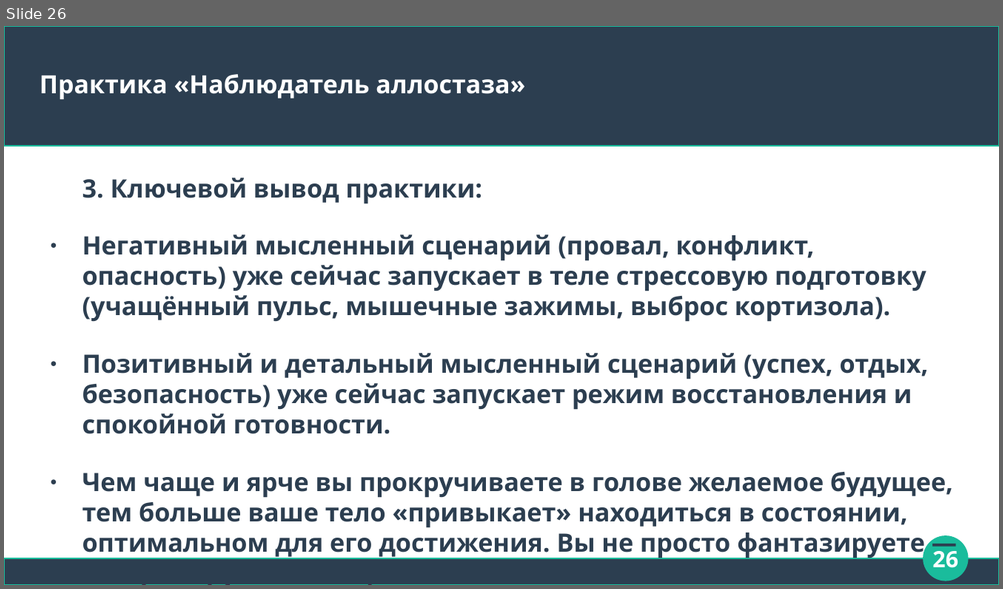
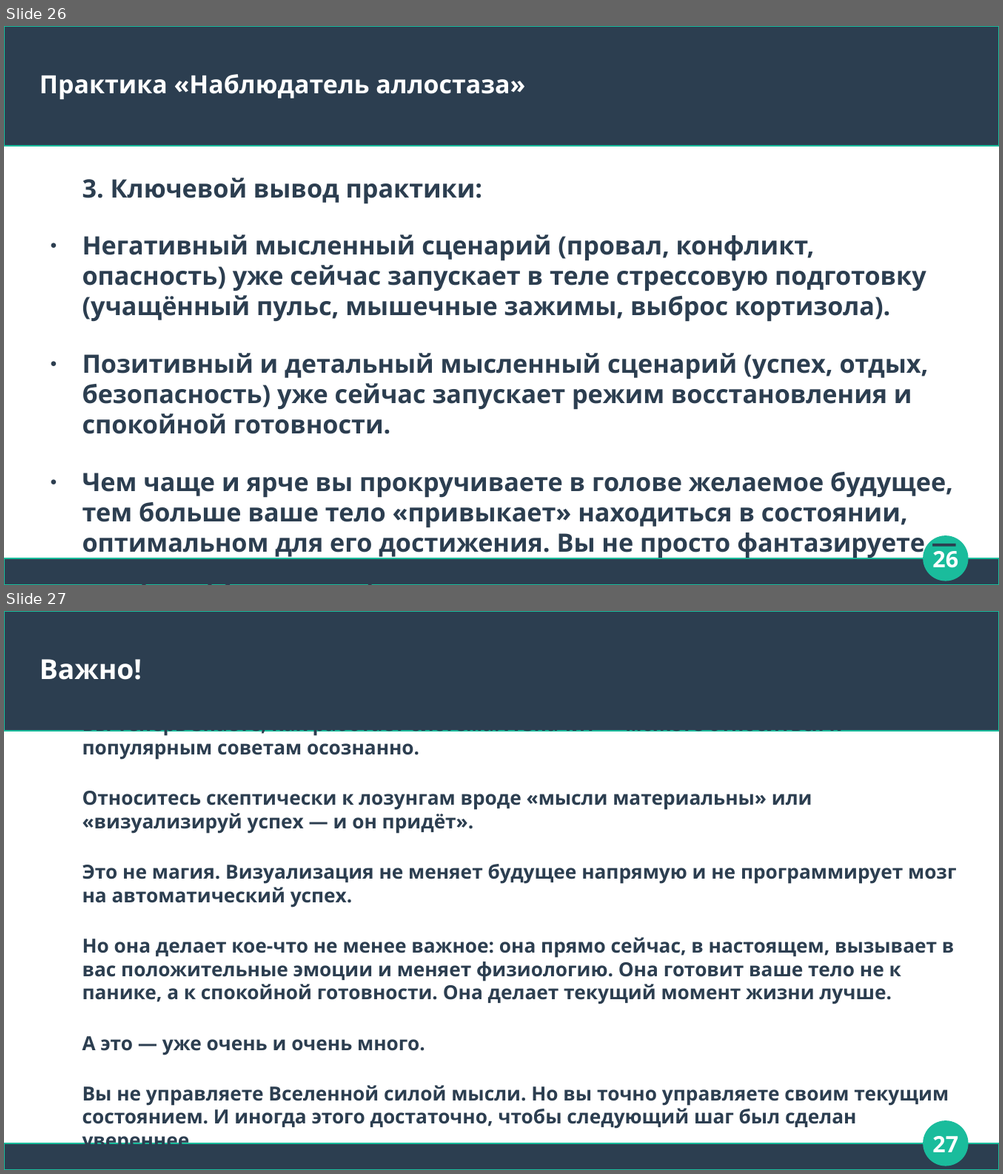
Before and after one commit to Chularev/articles, a slide deck: Psychology/4. аллостаз.odp. Shown one above the other, each under a label of ours: slide 26 before the commit, slides 26 and 27 after it. The pictures are 1003x589 and 1003x1174 pixels, drawn with LibreOffice and Linux fonts; fonts in the diff are those of the drawing. Boxes give left, top, right and bottom in pixels: in the first picture for what was removed or moved away, otherwise in the second. Text is boxed around its words. In the diff, an @@ line names an element or a change of style, - is before the commit and + after.

Commit message:
Tmp

```diff
--- a/Psychology/4. аллостаз.odp
+++ b/Psychology/4. аллостаз.odp
@@ slide 27 added at bbox=[4, 611, 999, 1170], background #FFFFFF; not listed: 3 template elements that a slide beside it also shows @@
@@ title added at bbox=[40, 659, 142, 680], 22 pt, text #FFFFFF, bold @@
+Важно!
@@ text added at bbox=[82, 730, 956, 1153], 15.5 pt, text #2C3E50, bold @@
+Вы теперь знаете, как работает система. А значит — можете относиться к популярным советам осознанно.
+Относитесь скептически к лозунгам вроде «мысли материальны» или «визуализируй успех — и он придёт».
+Это не магия. Визуализация не меняет будущее напрямую и не программирует мозг на автоматический успех.
+Но она делает кое-что не менее важное: она прямо сейчас, в настоящем, вызывает в вас положительные эмоции и меняет физиологию. Она готовит ваше тело не к панике, а к спокойной готовности. Она делает текущий момент жизни лучше.
+А это — уже очень и очень много.
+Вы не управляете Вселенной силой мысли. Но вы точно управляете своим текущим состоянием. И иногда этого достаточно, чтобы следующий шаг был сделан увереннее.
@@ page number added at bbox=[932, 1136, 958, 1153], 18 pt, text #FFFFFF, bold @@
+27
```
Also in this commit, not shown: 1 other slide added, 1 slide removed.
